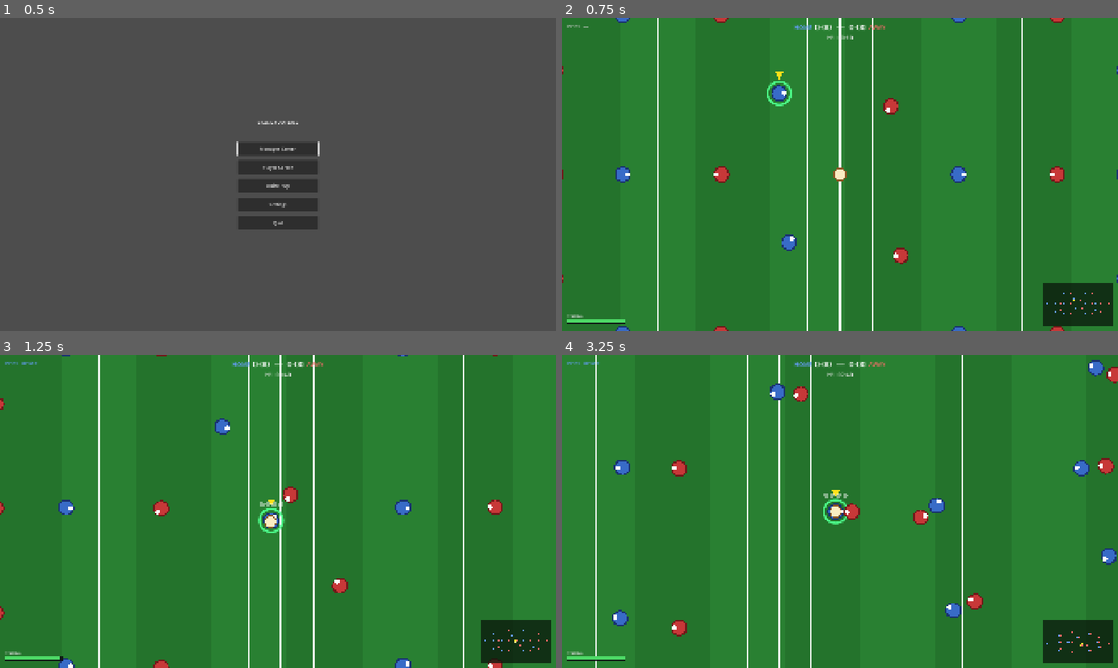
Above: before the commit, frames 1-4 (two rows, left to right).
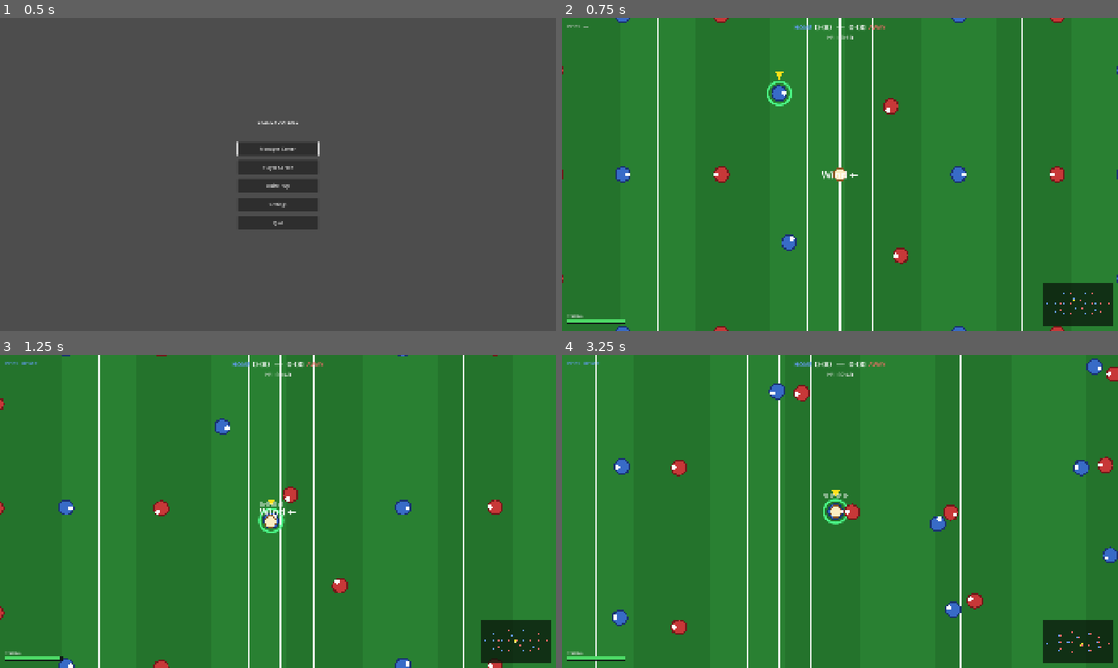
Above: after the commit, the same moments.

Repository: cathalging/gaelic-football
Game: Godot game, scene res://ui/main_menu/main_menu.tscn
Two runs of this game, one before a commit and one after it. Both use one fixed random seed, a clock stepped at 60 frames per second and the inputs below.
Inputs (mouse positions are in pixels of both pictures, inside the frame that each line leads up to):
- Up to frame 1 (0.5 s): no input
- Up to frame 2 (0.75 s): click "Quick Play" at 0.5 s
- Up to frame 3 (1.25 s): no input
- Up to frame 4 (3.25 s): tap Enter at 1.25 s; move the mouse to (962, 495) at 1.27 s; press the mouse at (962, 495) at 1.28 s; hold D (move_right) 1.28-2.03 s; tap F (tackle) at 1.55, 2.1 s; move the mouse to (728, 527) at 2.02 s; release the mouse at (728, 527) at 2.03 s; hold S (move_down) 2.03-2.78 s; click (728, 527) at 2.3 s; move the mouse to (895, 442) at 2.77 s; hold D (move_right) from 2.78 s (still down); hold F (tackle) from 2.78 s (still down); tap V (bounce) at 2.85 s

Frame 1 is identical in both runs. In frame 2, less than 0.1% of the frame differs, in the area x 46-54%, y 48-52%; in frame 3, less than 0.1%; in frame 4, 1.6%, in the area x 9-100%, y 0-100%.

Commit message:
Group C: authentic GAA mechanics (mark, kickout strategy, advantage, wind)
- The mark: the first clean catch of a kickout beyond the 45 m line wins
  a free to the catcher.
- Keeper kickout strategy: plays it short to an open defender when one is
  available, otherwise drives it long into the midfield contest.
- Advantage rule: after a steps or illegal-tackle foul, play continues for
  a window; the fouled team plays on if they keep the ball, otherwise the
  free is pulled back to the foul spot. Goal-denying square fouls still go
  straight to a penalty.
- Wind: a steady, seeded match wind drifts balls in flight; long kicks
  carry with it while short hand passes barely feel it.

Diff:
--- a/scenes/match/ai_player.gd
+++ b/scenes/match/ai_player.gd
@@ -103,6 +103,7 @@
 const STUCK_DISTANCE   := 26.0    # less ground than this made in the window = stuck
 const PASS_LANE_RADIUS := 36.0    # an opponent this close to the pass line cuts it out
 const MARKED_RADIUS    := 56.0    # a receiver with an opponent this close is too marked
+const KICKOUT_SHORT_RANGE := 360.0 # keeper plays it short to an open man inside this
 
 # Jockey / contain — a defender (without the ball) holds `jockey` to shadow the
 # carrier at a controlled, slower speed, staying square to them to line up a clean
@@ -732,6 +733,9 @@
 ## for an AI taker once the opposition has stood back. Shoots if in range,
 ## otherwise finds a forward pass, else drives the ball downfield.
 func take_set_piece() -> void:
+	if is_keeper:
+		_take_kickout()
+		return
 	if global_position.distance_to(_goal_centre) < SHOOT_RANGE:
 		_ai_shoot(true)
 		return
@@ -742,6 +746,38 @@
 	is_carrying  = false
 	_carry_timer = 0.0
 	ball.release_kick(_attack_dir, 0.7, false)
+
+
+## Keeper kickout strategy: play it short to an open defender when one is available
+## (keeps possession), otherwise drive it long into the midfield contest.
+func _take_kickout() -> void:
+	var short_target := _open_short_kickout_target()
+	if short_target != null:
+		_ai_pass_to(short_target)
+		return
+	is_carrying  = false
+	_carry_timer = 0.0
+	ball.release_kick(_attack_dir, 0.95, false)   # long, contestable
+
+
+## The most open teammate within short-kickout range (a corner/half back to restart
+## possession with), or null if everyone short is marked — then we go long.
+func _open_short_kickout_target() -> AIPlayer:
+	var best: AIPlayer = null
+	var best_open := MARKED_RADIUS * 1.4   # must be clearly open to risk a short one
+	for t in teammates:
+		var tm := t as AIPlayer
+		if tm == self or tm.is_keeper:
+			continue
+		if global_position.distance_to(tm.global_position) > KICKOUT_SHORT_RANGE:
+			continue
+		if _pass_lane_blocked(global_position, tm.global_position):
+			continue
+		var open := _nearest_enemy_to(tm.global_position)
+		if open > best_open:
+			best_open = open
+			best      = tm
+	return best
 
 
 ## Pick a teammate to pass to. Only considers options whose passing lane is clear
--- a/scenes/match/ball.gd
+++ b/scenes/match/ball.gd
@@ -34,6 +34,10 @@
 var vertical_speed  := 0.0
 const GRAVITY       := 560.0  # px / s² (gentler = longer hang time so shots carry over the line)
 
+## Steady lateral push (px/s²) applied to a ball in flight, set once per match by
+## match_scene. Long kicks drift with it; short hand passes barely feel it.
+var wind := Vector2.ZERO
+
 # Visuals
 const RADIUS  := 11.0
 const C_SEAM  := Color(0.55, 0.34, 0.14)
@@ -60,6 +64,7 @@
 				global_position = carrier.global_position
 			velocity = Vector2.ZERO
 		State.FLYING:
+			velocity += wind * delta   # the ball drifts on the breeze while airborne
 			move_and_slide()
 			vertical_speed -= GRAVITY * delta
 			height += vertical_speed * delta
--- a/scenes/match/match_scene.gd
+++ b/scenes/match/match_scene.gd
@@ -56,6 +56,24 @@
 
 # Per-player score tally for the full-time top-scorers panel: AIPlayer → Vector2i(goals, points).
 var _scorers: Dictionary = {}
+
+# ── Advantage rule (Group C) ─────────────────────────────────────────────────────
+# After a foul, play is allowed to continue for a window. If the fouled team keeps
+# the ball they play on; if they lose it the free is pulled back to the foul spot.
+const ADVANTAGE_TIME := 2.5
+var _adv_active := false
+var _adv_timer  := 0.0
+var _adv_team   := -1
+var _adv_pos    := Vector2.ZERO
+var _adv_label  := ""
+
+# ── The mark (Group C) ──────────────────────────────────────────────────────────
+# A clean catch from a kickout that travels beyond the 45 m line wins a free (mark).
+var _kickout_pending := false   # a kickout has been taken; the first gather resolves it
+var _kickout_team    := 0       # the team that kicked it out
+
+# ── Wind (Group C) ──────────────────────────────────────────────────────────────
+const WIND_MAX := 64.0   # px/s² lateral push at full strength; set once per match
 
 # ── Tackling ──────────────────────────────────────────────────────────────────--
 # A defender presses `tackle` near a carrier. The human plays a quick timing
@@ -190,9 +208,21 @@
 	_controlled.is_human_controlled = true
 	_controlled.is_selected         = true
 
+	_setup_wind()
+
 	_hud.update_score(0, 0, 0, 0)
 	_hud.set_clock("H1  00:00")
 	_hud.setup_minimap(_team_a, _team_b, _ball, HALF_LENGTH, HALF_WIDTH)
+
+
+## Pick a steady match wind from the seeded RNG and tell the ball about it. Drawn
+## once at kick-off so it's deterministic for the match.
+func _setup_wind() -> void:
+	var angle := _rng.randf_range(0.0, TAU)
+	var strength := _rng.randf_range(0.4, 1.0) * WIND_MAX
+	_ball.wind = Vector2.RIGHT.rotated(angle) * strength
+	var dir_label := "→" if _ball.wind.x >= 0.0 else "←"
+	_hud.show_event("Wind %s" % dir_label, 2.0)
 
 
 func _unhandled_input(event: InputEvent) -> void:
@@ -228,6 +258,8 @@
 	_check_shot_block(delta)
 	_check_keeper_save()
 	_check_scoring()
+	_check_mark()
+	_tick_advantage(delta)
 	_check_out_of_bounds()
 	_update_power_bar()
 	_update_hud_indicators()
@@ -884,10 +916,10 @@
 
 # ── Events ─────────────────────────────────────────────────────────────────────
 
-## Steps violation — free kick to the opposition at the spot.
+## Steps violation — free kick to the opposition at the spot (play advantage first).
 func _on_foul(pos: Vector2, team: int) -> void:
 	_hud.show_event("Steps!", 1.5)
-	_award_free(_other_team(team), pos)
+	_begin_advantage(_other_team(team), pos, "Free kick")
 
 
 ## Illegal tackle — penalty if it happened in the large square the fouled team
@@ -902,10 +934,64 @@
 		_add_shake(FOUL_SHAKE)
 		_award_penalty(fouled_team)
 	else:
-		# A clumsy illegal challenge — yellow card and a free.
+		# A clumsy illegal challenge — yellow card and a free (advantage permitting).
 		_hud.show_card(false)
 		_hud.show_event("Free — illegal tackle", 1.5)
-		_award_free(fouled_team, pos)
+		_begin_advantage(fouled_team, pos, "Free — illegal tackle")
+
+
+# ── Advantage rule ───────────────────────────────────────────────────────────--
+
+## Start playing advantage for `team` after a foul: remember the pending free, then
+## let play run for ADVANTAGE_TIME. _tick_advantage decides whether to wave it on or
+## pull it back. A goal-denying foul in the square goes straight to a penalty and
+## never reaches here.
+func _begin_advantage(team: int, pos: Vector2, label: String) -> void:
+	_adv_active = true
+	_adv_timer  = ADVANTAGE_TIME
+	_adv_team   = team
+	_adv_pos    = pos
+	_adv_label  = label
+	_hud.show_event("Advantage", 1.0)
+
+
+func _tick_advantage(delta: float) -> void:
+	if not _adv_active:
+		return
+	_adv_timer -= delta
+	var carrier := _current_carrier()
+	# Opposition won the ball back → no advantage came of it, pull it back now.
+	if carrier != null and carrier.team != _adv_team:
+		_finish_advantage(true)
+		return
+	if _adv_timer <= 0.0:
+		# Window up: if the fouled team has possession, play on; else award the free.
+		_finish_advantage(carrier == null or carrier.team != _adv_team)
+
+
+func _finish_advantage(award: bool) -> void:
+	_adv_active = false
+	if award:
+		_award_free(_adv_team, _adv_pos)
+
+
+# ── The mark ──────────────────────────────────────────────────────────────────--
+
+## Resolve a mark: the first player to gather a kickout. If it's the kicking team
+## catching beyond the 45 m line, award them a free (mark); otherwise just play on.
+func _check_mark() -> void:
+	if not _kickout_pending:
+		return
+	if _ball.ball_state != Ball.State.CARRIED or _ball.carrier == null:
+		return
+	var catcher := _ball.carrier as AIPlayer
+	_kickout_pending = false
+	if catcher.team != _kickout_team or catcher.is_keeper:
+		return   # opposition broke it up, or the keeper kept it short — no mark
+	if absf(catcher.global_position.x) <= FORTY_FIVE_X + 40.0:
+		# Caught out around midfield, beyond the 45 — that's a mark.
+		_hud.show_event("Mark!", 1.5)
+		_award_free(catcher.team, catcher.global_position)
 
 
 # ── Referee awards ───────────────────────────────────────────────────────────--
@@ -935,6 +1021,10 @@
 	var roster: Array = _team_a if team == 0 else _team_b
 	var keeper := roster[0] as AIPlayer
 	_award_set_piece("Kickout", keeper.home_position, keeper)
+	# Arm the mark: the first clean catch beyond the 45 wins a free. Set after the
+	# set-piece call, which clears any previous pending mark.
+	_kickout_pending = true
+	_kickout_team    = team
 
 
 func _award_square_ball(defending_team: int) -> void:
@@ -956,6 +1046,9 @@
 func _award_set_piece(label: String, spot: Vector2, taker: AIPlayer) -> void:
 	if _contest_active:
 		_end_human_contest()   # a whistle ends any in-progress tackle contest
+	# Any whistle ends a running advantage and clears a pending mark.
+	_adv_active      = false
+	_kickout_pending = false
 	_play_state   = Play.SET_PIECE
 	_sp_timer     = 0.0
 	_sp_countdown = SET_PIECE_COUNTDOWN
